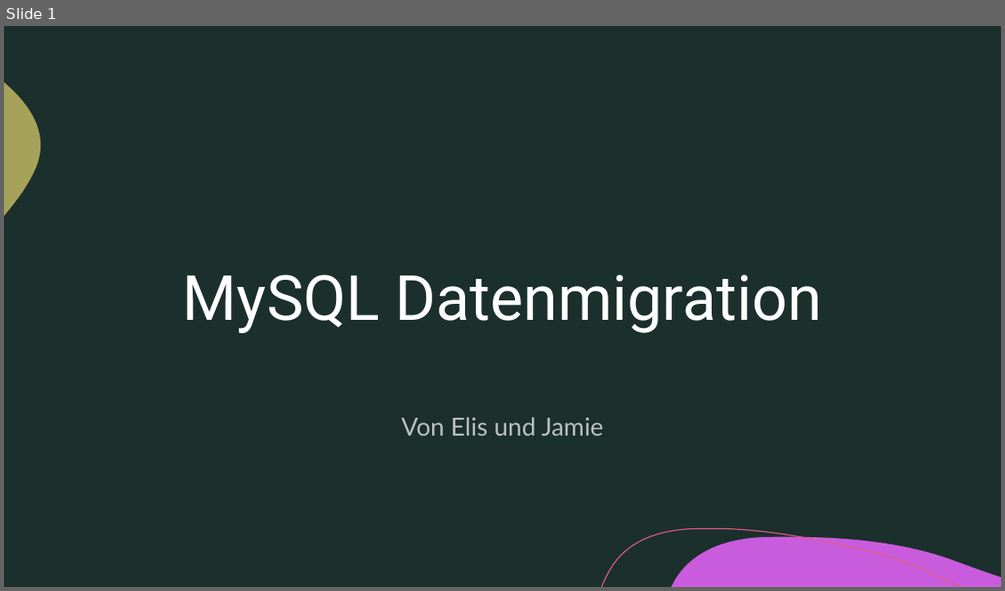
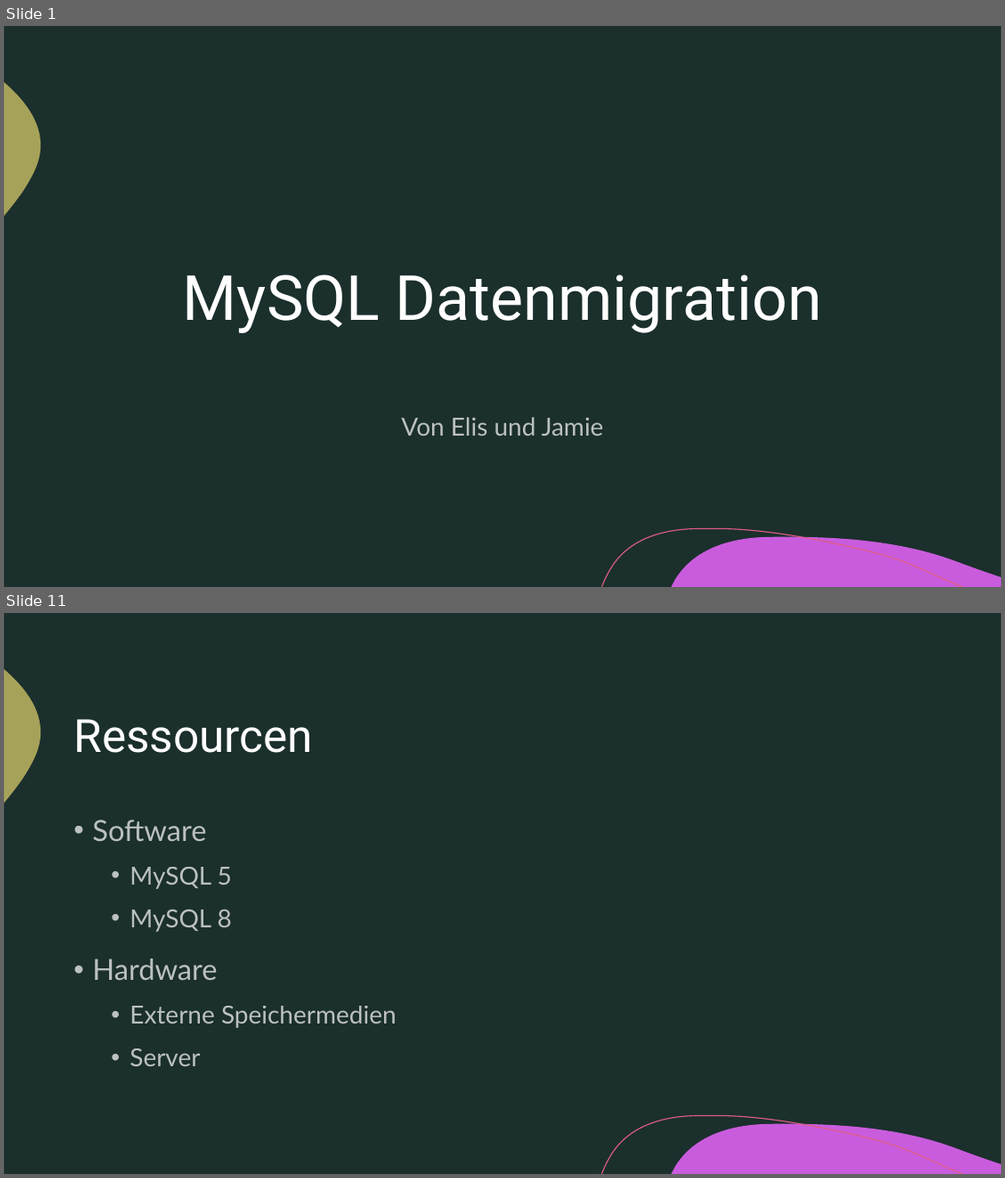
Before and after one commit to phonkd/gibb, a slide deck: 158/docs/MySQLDatenmigration.pptm. Shown one above the other, each under a label of ours: slide 1 before the commit, slides 1 and 11 after it; the slides between them are not shown. The pictures are 1005x591 and 1005x1178 pixels, drawn with LibreOffice and Linux fonts; fonts in the diff are those of the drawing. Boxes give left, top, right and bottom in pixels: in the first picture for what was removed or moved away, otherwise in the second. Text is boxed around its words. In the diff, an @@ line names an element or a change of style, - is before the commit and + after.

```diff
--- a/158/docs/MySQLDatenmigration.pptm
+++ b/158/docs/MySQLDatenmigration.pptm
@@ slide 11 added at (x1=4, y1=613, x2=1001, y2=1174), background #1B2F2C; not listed: 3 template elements that a slide beside it also shows @@
@@ title added at (x1=73, y1=719, x2=313, y2=753), 44 pt, text #FFFFFF @@
+Ressourcen
@@ text added at (x1=92, y1=819, x2=396, y2=1066), 24 pt, text #FFFFFF at 70% opacity @@
+• Software
+  • MySQL 5
+  • MySQL 8
+• Hardware
+  • Externe Speichermedien
+  • Server
```
Also in this commit, not shown: 12 other slides added, 3 other files.
